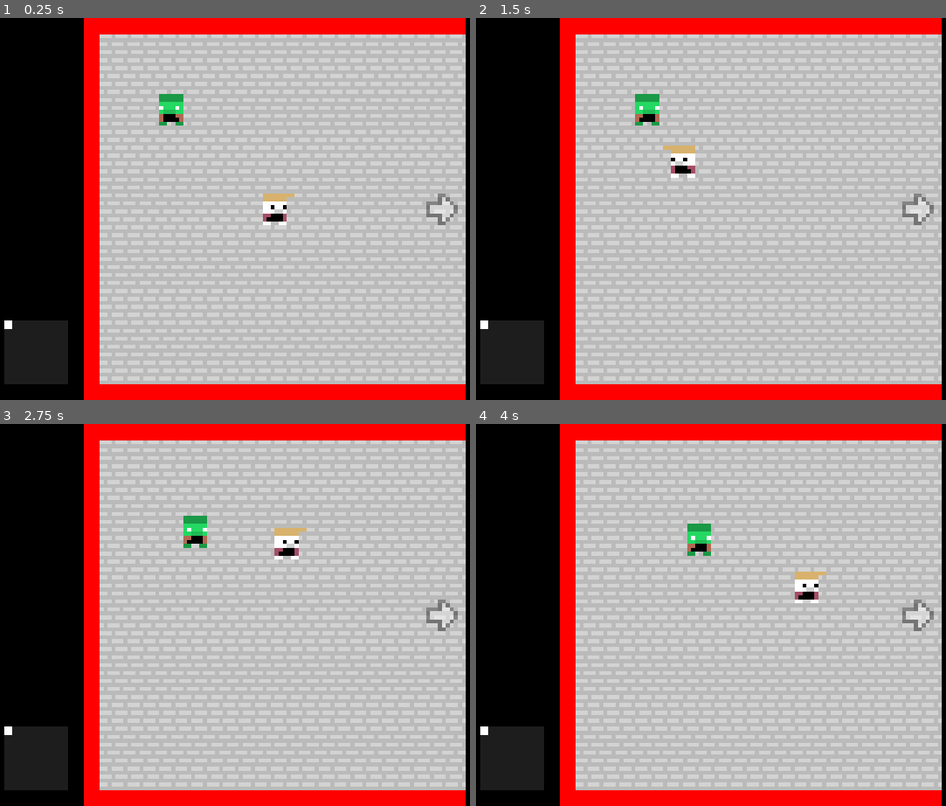
Above: before the commit, frames 1-4 (two rows, left to right).
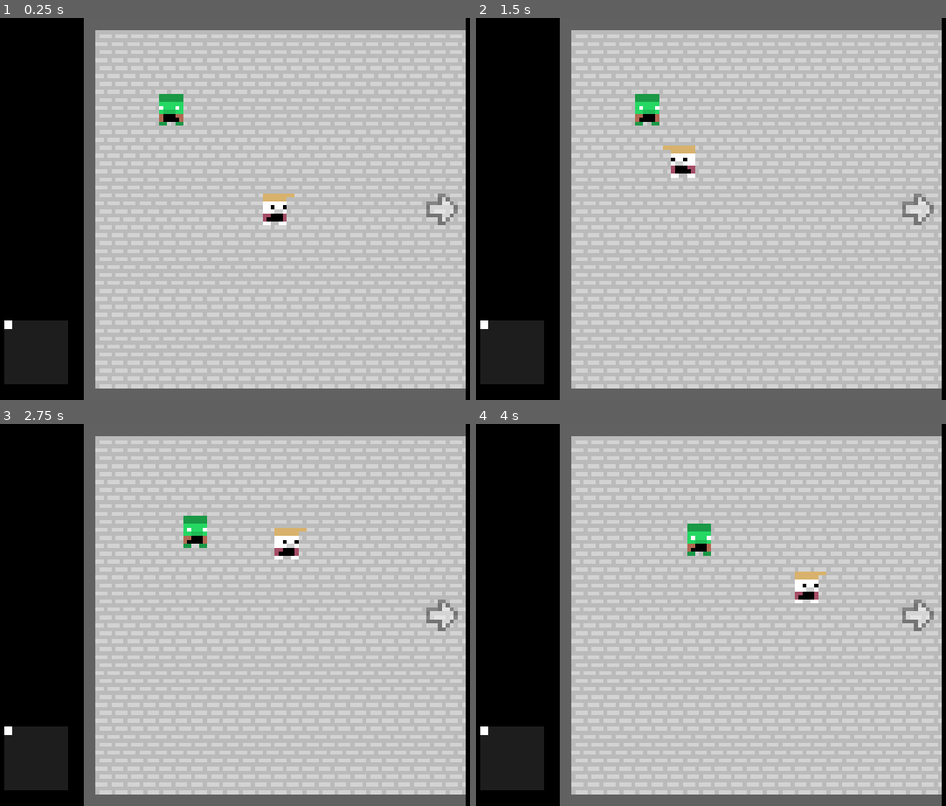
Above: after the commit, the same moments.

Repository: sjerpsthomas/escaping-laon
Game: Godot game, scene res://world/world.tscn
The game is run twice, just before and just after one commit, with the same random seed, the same clock (stepped at 60 frames per second) and the same inputs.
Inputs (mouse positions are in pixels of both pictures, inside the frame that each line leads up to):
- Up to frame 1 (0.25 s): no input
- Up to frame 2 (1.5 s): tap Enter at 0.5 s; move the mouse to (645, 109) at 0.52 s; press the mouse at (645, 109) at 0.53 s; move the mouse to (635, 228) at 1.27 s; release the mouse at (635, 228) at 1.28 s; click (635, 228) at 1.35 s
- Up to frame 3 (2.75 s): move the mouse to (333, 530) at 2.02 s; press the mouse at (333, 530) at 2.03 s
- Up to frame 4 (4 s): move the mouse to (720, 691) at 2.77 s; release the mouse at (720, 691) at 2.78 s; click (720, 691) at 2.85 s; move the mouse to (922, 672) at 3.52 s; press the mouse at (922, 672) at 3.53 s

The runs differ from the first frame. In frame 1, 9.9% of the frame differs, in the area x 17-100%, y 0-100%; in frame 2, 9.9%; in frame 3, 9.9%; in frame 4, 9.9%.

Commit message:
Improve wall visuals and collision

Diff:
--- a/player/player.gd
+++ b/player/player.gd
@@ -15,7 +15,7 @@
 		var mouse_pos := get_global_mouse_position().round()
 		global_position = global_position.move_toward(mouse_pos, delta * 30)
 
-	position = position.clamp(Vector2(-48, -48), Vector2(48, 48))
+	position = position.clamp(Vector2(-46, -46), Vector2(46, 46))
 
 	# flip sprite
 	if roundi(prev_x) != roundi(global_position.x):
--- a/world/world_tile/world_tile.tscn
+++ b/world/world_tile/world_tile.tscn
@@ -53,38 +53,38 @@
 script = ExtResource("6_8k74d")
 
 [node name="Walls" type="Node2D" parent="."]
-z_index = 2
+z_index = -1
 
 [node name="Left" type="ColorRect" parent="Walls"]
 offset_left = -48.0
 offset_top = -48.0
-offset_right = -44.0
+offset_right = -45.0
 offset_bottom = 48.0
-color = Color(1, 0, 0, 1)
+color = Color(0.38, 0.38, 0.38, 1)
 
 [node name="Right" type="ColorRect" parent="Walls"]
-offset_left = 44.0
+offset_left = 45.0
 offset_top = -48.0
 offset_right = 48.0
 offset_bottom = 48.0
-color = Color(1, 0, 0, 1)
+color = Color(0.38, 0.38, 0.38, 1)
 
 [node name="Up" type="ColorRect" parent="Walls"]
 offset_left = -48.0
 offset_top = -48.0
 offset_right = 48.0
-offset_bottom = -44.0
-color = Color(1, 0, 0, 1)
+offset_bottom = -45.0
+color = Color(0.38, 0.38, 0.38, 1)
 
 [node name="Down" type="ColorRect" parent="Walls"]
 offset_left = -48.0
-offset_top = 44.0
+offset_top = 45.0
 offset_right = 48.0
 offset_bottom = 48.0
-color = Color(1, 0, 0, 1)
+color = Color(0.38, 0.38, 0.38, 1)
 
 [node name="TileMapLayer" type="TileMapLayer" parent="."]
-z_index = -1
+z_index = -2
 tile_map_data = PackedByteArray("AAD9//7/AAAAAAAAAAD9////AAAAAAAAAAD9/wAAAAAAAAAAAAD9/wEAAAAAAAAAAAD9/wIAAAAAAAAAAAD+/w …(496 unchanged characters)…
 tile_set = SubResource("TileSet_6fl0g")
 
